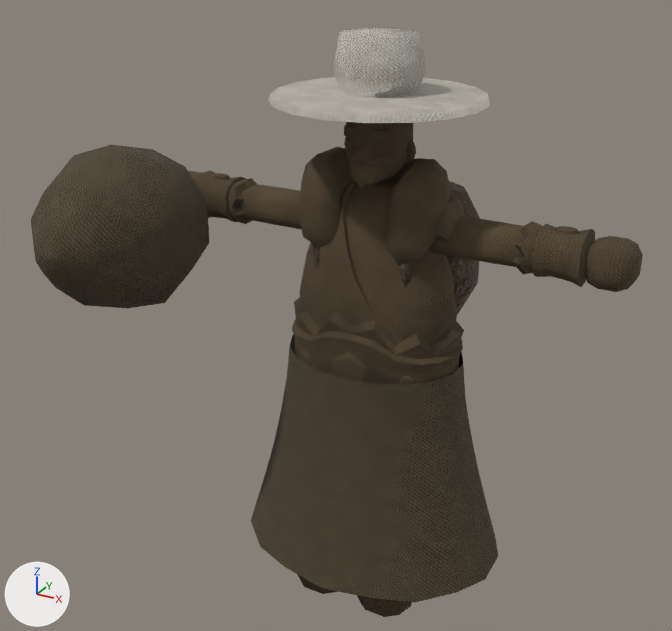
Before and after pictures for a commit that changed the glTF model csharp/Unciv.Godot/Packs/units/models/unit/Great Merchant.glb.
Before and after are seen from a 50 mm camera at (0.593, -1.209, 1.089) aimed at (-0.055, -0.031, 0.5). Every picture has the same lights, and +X, +Y and +Z are marked at lower left. The older version comes first. Where no turn or scale is listed for an object, it has been applied to the vertices. Vertices at exactly the same position are counted once.

The first picture shows 'Prop', 'Warrior'.
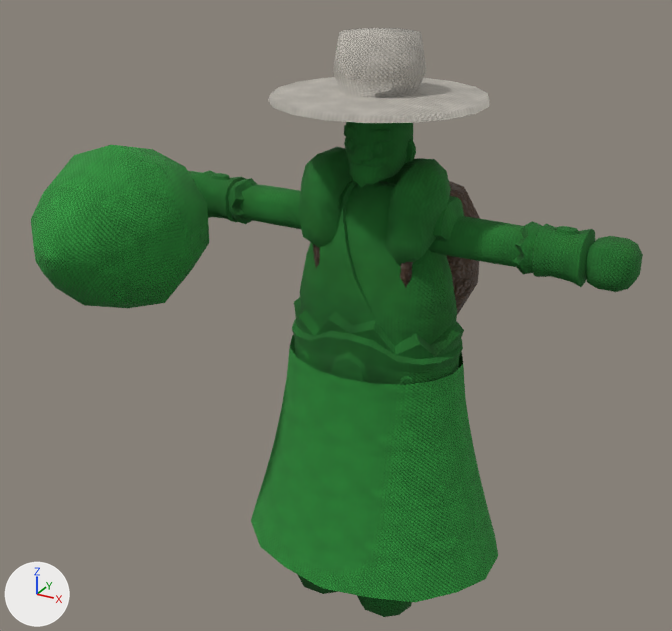
Pixel boxes (x1, y1, x2, y2) of what changed, in the pictures (672 x 631 px):
part 1 of me_mesh_skinned, recoloured: (202, 122, 643, 617) in both
part 2 of me_mesh_skinned, recoloured (brown to green): (188, 122, 641, 602) in both
part 3 of me_mesh_prop, recoloured (brown to green): (31, 145, 210, 308) in both

The change in detail:
me_mesh_skinned has 2411 vertices, 4625 faces and spans x -0.387..0.387, y -0.177..0.237, z 0.011..0.944.
me_mesh_skinned is used by ob_warrior; location (0.0, 0.0, -0.011).
me_mesh_skinned part 1: 2577 faces centred in x -0.387..0.387, y -0.11..0.091, z 0.012..0.85 are repainted in the vertex colours; the middle colour goes from brown #564732 to dark green #22762e.
me_mesh_skinned part 2: 1684 faces centred in x -0.381..0.387, y -0.169..0.167, z 0.125..0.86 are repainted in the vertex colours; the middle colour goes from brown #5d4d38 to green #267f32.
me_mesh_prop has 42 vertices, 80 faces and spans x -0.125..0.125, y -0.261..0.022, z -0.132..0.132.
me_mesh_prop is used by ob_prop; location (-0.356, -0.063, 0.635).
me_mesh_prop part 3: 80 faces centred in x -0.117..0.117, y -0.257..-0.004, z -0.115..0.115 are repainted in the vertex colours; the middle colour goes from brown #564935 to green #2e9b3d.
